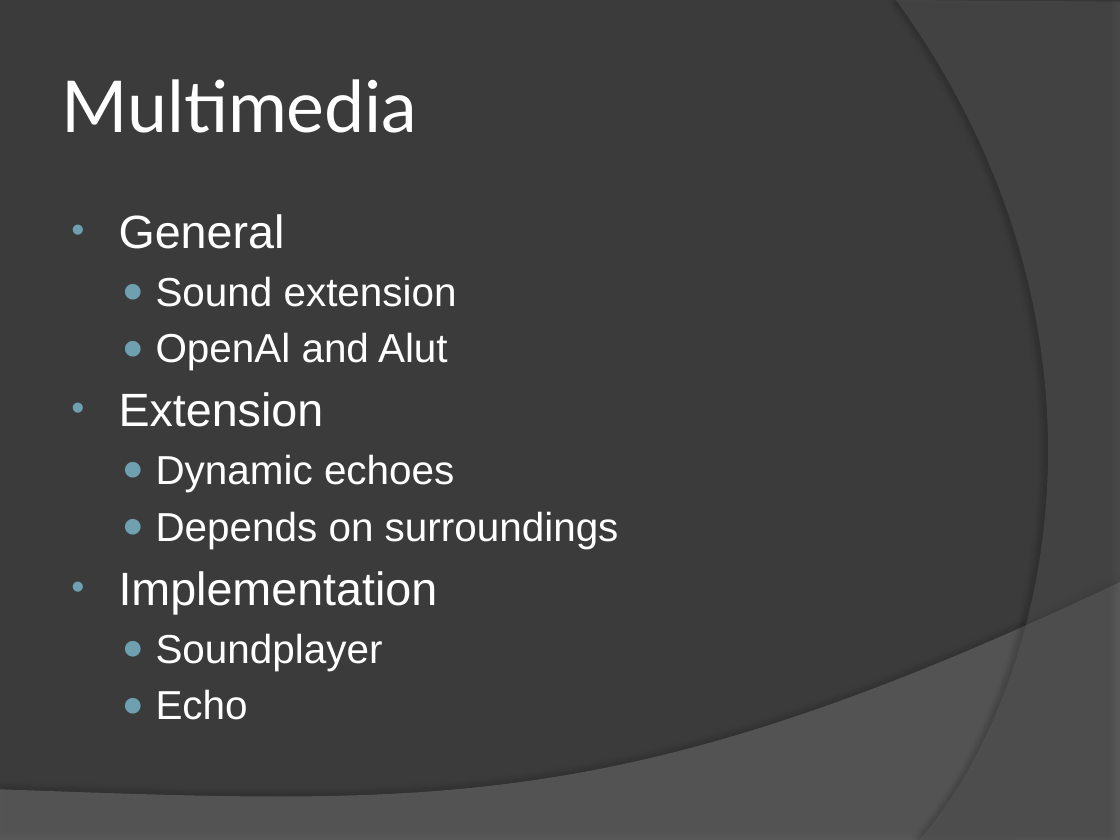
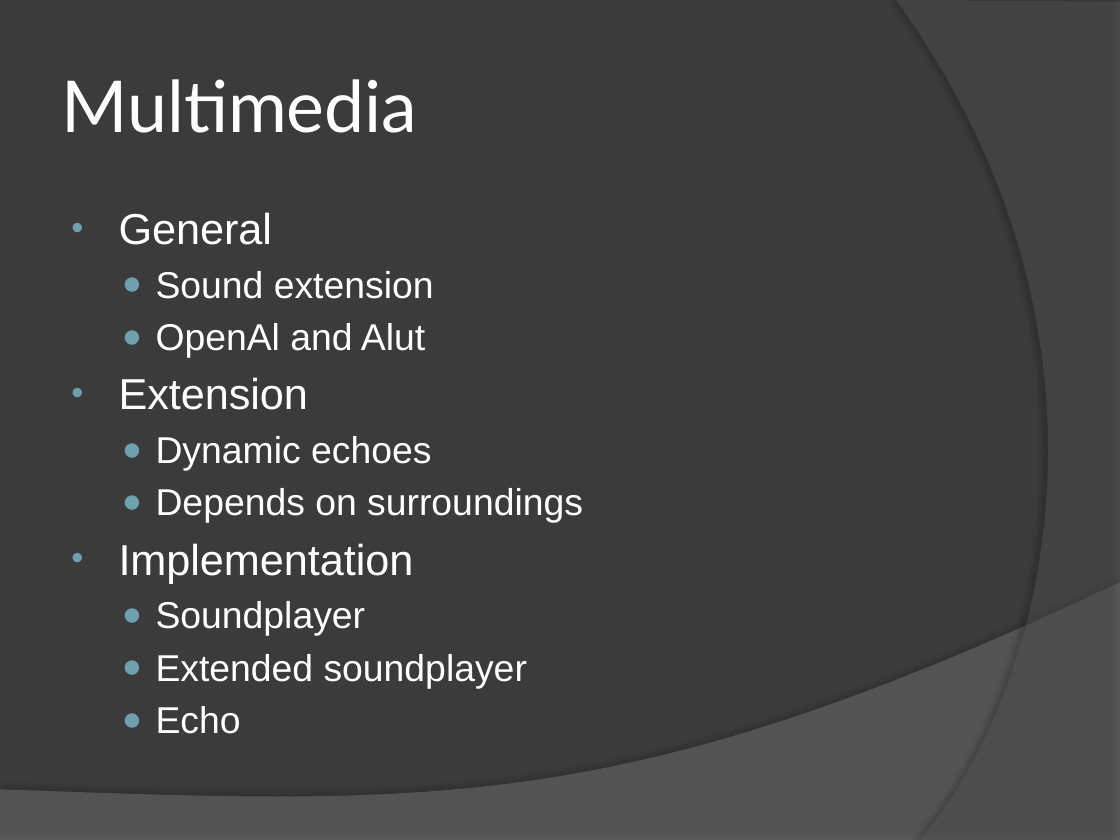
Before and after one commit to mgq812/simengines-g2-code, a slide deck: slide 4 of Presentation.pptx. Drawn at 1120x840 pixels with LibreOffice and Linux fonts; fonts in the diff are those of the drawing. Boxes give left, top, right and bottom in pixels: in the first picture for what was removed or moved away, otherwise in the second. Text is boxed around its words. In the diff, an @@ line names an element or a change of style, - is before the commit and + after.

```diff
--- a/Presentation.pptx
+++ b/Presentation.pptx
@@ text at <box>119,212,583,734</box>: size 30 to 27.8 pt in "General", "Extension", "Implementation"; size 26 to 24.1 pt in "Sound extension", "OpenAl and Alut", "Dynamic echoes", "Depends on surroundings" and 2 more places @@
@@ text at <box>156,654,527,688</box>: paragraph added @@
+  ● Extended soundplayer
```
Also in this commit, not shown: 3 other slides changed, 1 slide added, 1 slide removed.
